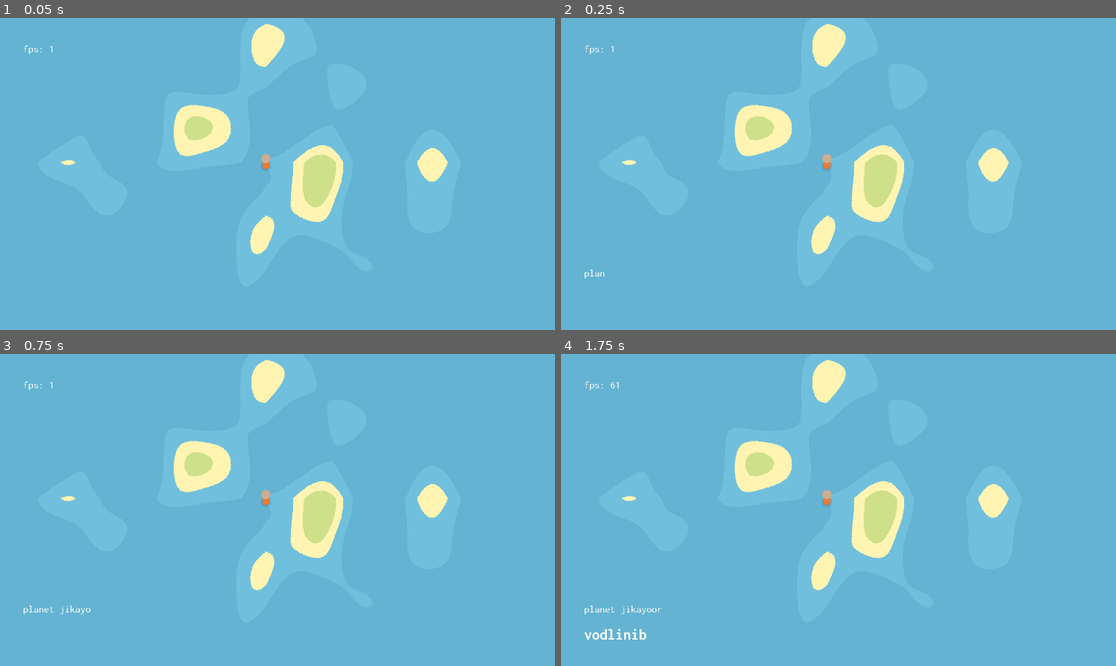
Above: before the commit, frames 1-4 (two rows, left to right).
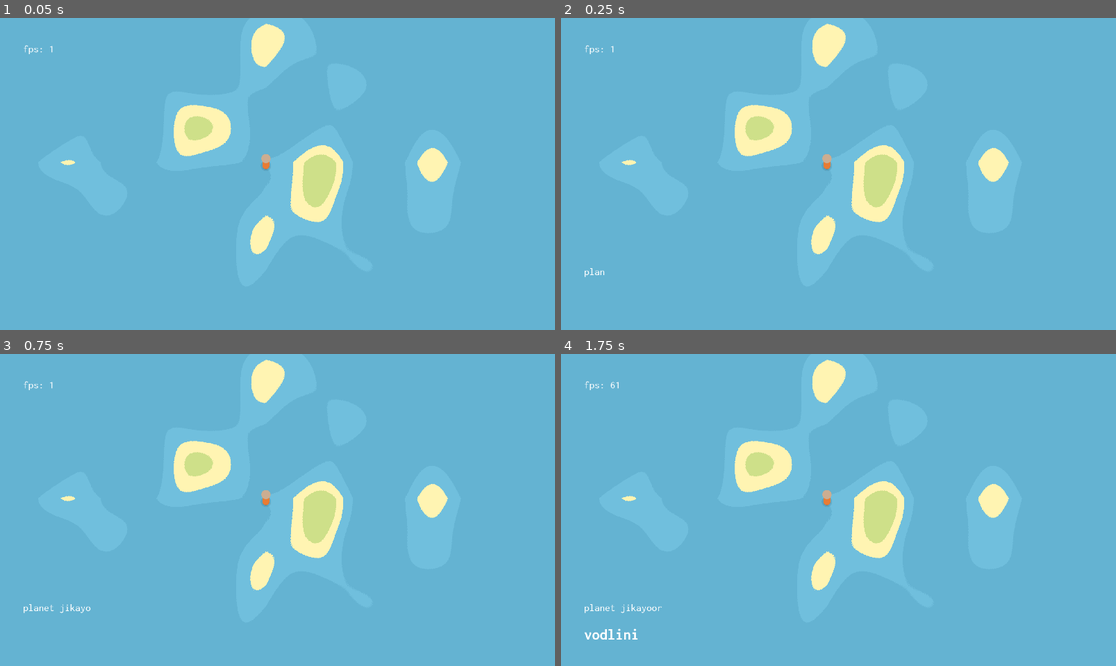
Above: after the commit, the same moments.

Repository: illogicalapple/archipelinaut
Game: Godot game, scene res://scenes/Main.tscn
Same seed, same stepped clock (60 frames per second), same inputs: the game is played once before the commit and once after it.
Inputs:
- Up to frame 1 (0.05 s): no input
- Up to frame 2 (0.25 s): no input
- Up to frame 3 (0.75 s): tap Enter at 0.5 s
- Up to frame 4 (1.75 s): no input

Frame 1 is identical in both runs. In frame 2, less than 0.1% of the frame differs, in the area x 4-8%, y 80-84%; in frame 3, 0.1%; in frame 4, 0.2%, in the area x 4-19%, y 80-92%.

Commit message:
pause scren
pause with escape

Diff:
--- /dev/null
+++ b/fonts/header_font.tres
@@ -0,0 +1,7 @@
+[gd_resource type="DynamicFont" load_steps=2 format=2]
+
+[ext_resource path="res://fonts/Inconsolata-Bold.ttf" type="DynamicFontData" id=1]
+
+[resource]
+size = 54
+font_data = ExtResource( 1 )
--- a/fonts/theme.tres
+++ b/fonts/theme.tres
@@ -4,7 +4,6 @@
 
 [sub_resource type="DynamicFont" id=1]
 size = 36
-extra_spacing_bottom = 36
 font_data = ExtResource( 1 )
 
 [resource]
--- a/project.godot
+++ b/project.godot
@@ -72,6 +72,12 @@
 , Object(InputEventJoypadButton,"resource_local_to_scene":false,"resource_name":"","device":0,"button_index":2,"pressure":0.0,"pressed":false,"script":null)
  ]
 }
+ui_pause={
+"deadzone": 0.5,
+"events": [ Object(InputEventKey,"resource_local_to_scene":false,"resource_name":"","device":0,"alt":false,"shift":false,"control":false,"meta":false,"command":false,"pressed":false,"scancode":16777217,"physical_scancode":0,"unicode":0,"echo":false,"script":null)
+, Object(InputEventJoypadButton,"resource_local_to_scene":false,"resource_name":"","device":-1,"button_index":11,"pressure":0.0,"pressed":false,"script":null)
+ ]
+}
 
 [physics]
 
--- a/scenes/Main.gd
+++ b/scenes/Main.gd
@@ -12,6 +12,9 @@
 
 func island_gen(max_distance):
 	$Island.get_texture().noise.seed = game_seed
+	# var bitmap = BitMap.new()
+	# bitmap.create_from_image_alpha($Island.material)
+	# var polygons = bitmap.opaque_to_polygons(Rect2(Vector2(0, 0), bitmap.get_size()))
 
 func _ready():
 	randomize()
--- a/scenes/Main.tscn
+++ b/scenes/Main.tscn
@@ -47,6 +47,6 @@
 offset = Vector2( 40, 40 )
 current = true
 
+[node name="Player" parent="." instance=ExtResource( 3 )]
+
 [node name="GUI" parent="." instance=ExtResource( 2 )]
-
-[node name="Player" parent="." instance=ExtResource( 3 )]
--- a/ui/GUI.gd
+++ b/ui/GUI.gd
@@ -4,9 +4,12 @@
 var outer_done: bool = false
 var anim_done: bool = false
 var characters: int = 0
+var paused: bool = false
+var settings_screen: int = 0
+var settings_id = 5
 
 func typewriter(delta):
-	if not anim_done:
+	if not (anim_done or paused):
 		elapsed_time += delta
 		if($Control/Place/Outer.get_visible_characters() >= $Control/Place/Outer.text.length()):
 			if not outer_done:
@@ -26,11 +29,29 @@
 			if(characters < $Control/Place/Outer.get_visible_characters()):
 				$Control/Place/SFX.play()
 				characters = $Control/Place/Outer.get_visible_characters()
+func pause(event):
+	if event.is_action_pressed("ui_pause"):
+		paused = !paused
+		if paused:
+			get_tree().set_deferred("paused", true)
+			$Control/Pause.show()
+			$Control/Pause/AnimationPlayer.play("pause")
+		else:
+			get_tree().paused = false
+			$Control/Pause/AnimationPlayer.play_backwards("pause")
+
+func _on_AnimationPlayer_animation_finished(anim_name):
+	if not paused:
+		$Control/Pause.hide()
 
 func _ready():
+	$Control/Pause.hide()
 	$Control/Place/Outer.visible_characters = 0
 	$Control/Place/Inner.visible_characters = 0
 
 func _process(delta):
 	typewriter(delta)
-	$Control/FPS.text = "fps: " + str(Engine.get_frames_per_second())
+	if not paused: $Control/FPS.text = "fps: " + str(Engine.get_frames_per_second())
+
+func _input(event):
+	pause(event)
--- a/ui/GUI.tscn
+++ b/ui/GUI.tscn
@@ -1,13 +1,10 @@
-[gd_scene load_steps=8 format=2]
+[gd_scene load_steps=10 format=2]
 
 [ext_resource path="res://fonts/theme.tres" type="Theme" id=1]
-[ext_resource path="res://fonts/Inconsolata-Bold.ttf" type="DynamicFontData" id=2]
+[ext_resource path="res://fonts/header_font.tres" type="DynamicFont" id=2]
 [ext_resource path="res://ui/GUI.gd" type="Script" id=3]
 [ext_resource path="res://sound/sfx/keyboard.mp3" type="AudioStream" id=4]
-
-[sub_resource type="DynamicFont" id=3]
-size = 54
-font_data = ExtResource( 2 )
+[ext_resource path="res://ui/pause.svg" type="Texture" id=5]
 
 [sub_resource type="Animation" id=4]
 length = 0.001
@@ -40,10 +37,67 @@
 "values": [ true, false ]
 }
 
+[sub_resource type="Animation" id=6]
+length = 0.001
+tracks/0/type = "value"
+tracks/0/path = NodePath(".:color")
+tracks/0/interp = 1
+tracks/0/loop_wrap = true
+tracks/0/imported = false
+tracks/0/enabled = true
+tracks/0/keys = {
+"times": PoolRealArray( 0 ),
+"transitions": PoolRealArray( 1 ),
+"update": 0,
+"values": [ Color( 0, 0, 0, 0.643137 ) ]
+}
+tracks/1/type = "value"
+tracks/1/path = NodePath(".:modulate")
+tracks/1/interp = 1
+tracks/1/loop_wrap = true
+tracks/1/imported = false
+tracks/1/enabled = true
+tracks/1/keys = {
+"times": PoolRealArray( 0 ),
+"transitions": PoolRealArray( 1 ),
+"update": 0,
+"values": [ Color( 1, 1, 1, 1 ) ]
+}
+
+[sub_resource type="Animation" id=7]
+resource_name = "pause"
+length = 0.5
+tracks/0/type = "value"
+tracks/0/path = NodePath(".:color")
+tracks/0/interp = 1
+tracks/0/loop_wrap = false
+tracks/0/imported = false
+tracks/0/enabled = true
+tracks/0/keys = {
+"times": PoolRealArray( 0, 0.5 ),
+"transitions": PoolRealArray( 1, 1 ),
+"update": 0,
+"values": [ Color( 0, 0, 0, 0 ), Color( 0, 0, 0, 0.643137 ) ]
+}
+tracks/1/type = "value"
+tracks/1/path = NodePath(".:modulate")
+tracks/1/interp = 1
+tracks/1/loop_wrap = false
+tracks/1/imported = false
+tracks/1/enabled = true
+tracks/1/keys = {
+"times": PoolRealArray( 0, 0.5 ),
+"transitions": PoolRealArray( 1, 1 ),
+"update": 0,
+"values": [ Color( 1, 1, 1, 0 ), Color( 1, 1, 1, 1 ) ]
+}
+
 [node name="GUI" type="CanvasLayer"]
+pause_mode = 2
 script = ExtResource( 3 )
 
 [node name="Control" type="Control" parent="."]
+pause_mode = 1
 anchor_right = 1.0
 anchor_bottom = 1.0
 theme = ExtResource( 1 )
@@ -52,20 +106,21 @@
 anchor_top = 1.0
 anchor_bottom = 1.0
 margin_left = 80.0
-margin_top = -216.0
+margin_top = -221.0
 margin_right = 566.0
 margin_bottom = -80.0
 
 [node name="Outer" type="Label" parent="Control/Place"]
 margin_right = 486.0
-margin_bottom = 74.0
-text = "planet jikayoor"
+margin_bottom = 79.0
+text = "planet jikayoor
+"
 
 [node name="Inner" type="Label" parent="Control/Place"]
-margin_top = 78.0
+margin_top = 83.0
 margin_right = 486.0
-margin_bottom = 136.0
-custom_fonts/font = SubResource( 3 )
+margin_bottom = 141.0
+custom_fonts/font = ExtResource( 2 )
 text = "vodlinibinky ocean"
 
 [node name="SFX" type="AudioStreamPlayer" parent="Control/Place"]
@@ -85,7 +140,6 @@
 text = "fps: 0"
 
 [node name="Popup" type="Popup" parent="Control"]
-visible = true
 anchor_right = 1.0
 anchor_bottom = 1.0
 margin_left = 100.0
@@ -96,3 +150,27 @@
 [node name="ColorRect" type="ColorRect" parent="Control/Popup"]
 anchor_right = 1.0
 anchor_bottom = 1.0
+
+[node name="Pause" type="ColorRect" parent="Control"]
+pause_mode = 2
+anchor_right = 1.0
+anchor_bottom = 1.0
+color = Color( 0, 0, 0, 0.643137 )
+
+[node name="Icon" type="TextureRect" parent="Control/Pause"]
+anchor_left = 0.5
+anchor_top = 0.5
+anchor_right = 0.5
+anchor_bottom = 0.5
+margin_left = -68.9999
+margin_top = -74.0
+margin_right = 21.0001
+margin_bottom = 26.0
+rect_scale = Vector2( 1.5, 1.5 )
+texture = ExtResource( 5 )
+
+[node name="AnimationPlayer" type="AnimationPlayer" parent="Control/Pause"]
+anims/RESET = SubResource( 6 )
+anims/pause = SubResource( 7 )
+
+[connection signal="animation_finished" from="Control/Pause/AnimationPlayer" to="." method="_on_AnimationPlayer_animation_finished"]
--- /dev/null
+++ b/ui/pause.svg
@@ -0,0 +1,8 @@
+<svg width="90" height="100" viewBox="0 0 90 100" fill="none" xmlns="http://www.w3.org/2000/svg">
+<rect width="30" height="100" fill="white"/>
+<rect width="30" height="100" fill="white"/>
+<rect width="30" height="100" fill="white"/>
+<rect x="60" width="30" height="100" fill="white"/>
+<rect x="60" width="30" height="100" fill="white"/>
+<rect x="60" width="30" height="100" fill="white"/>
+</svg>
Not shown, added: ui/pause.svg.import
